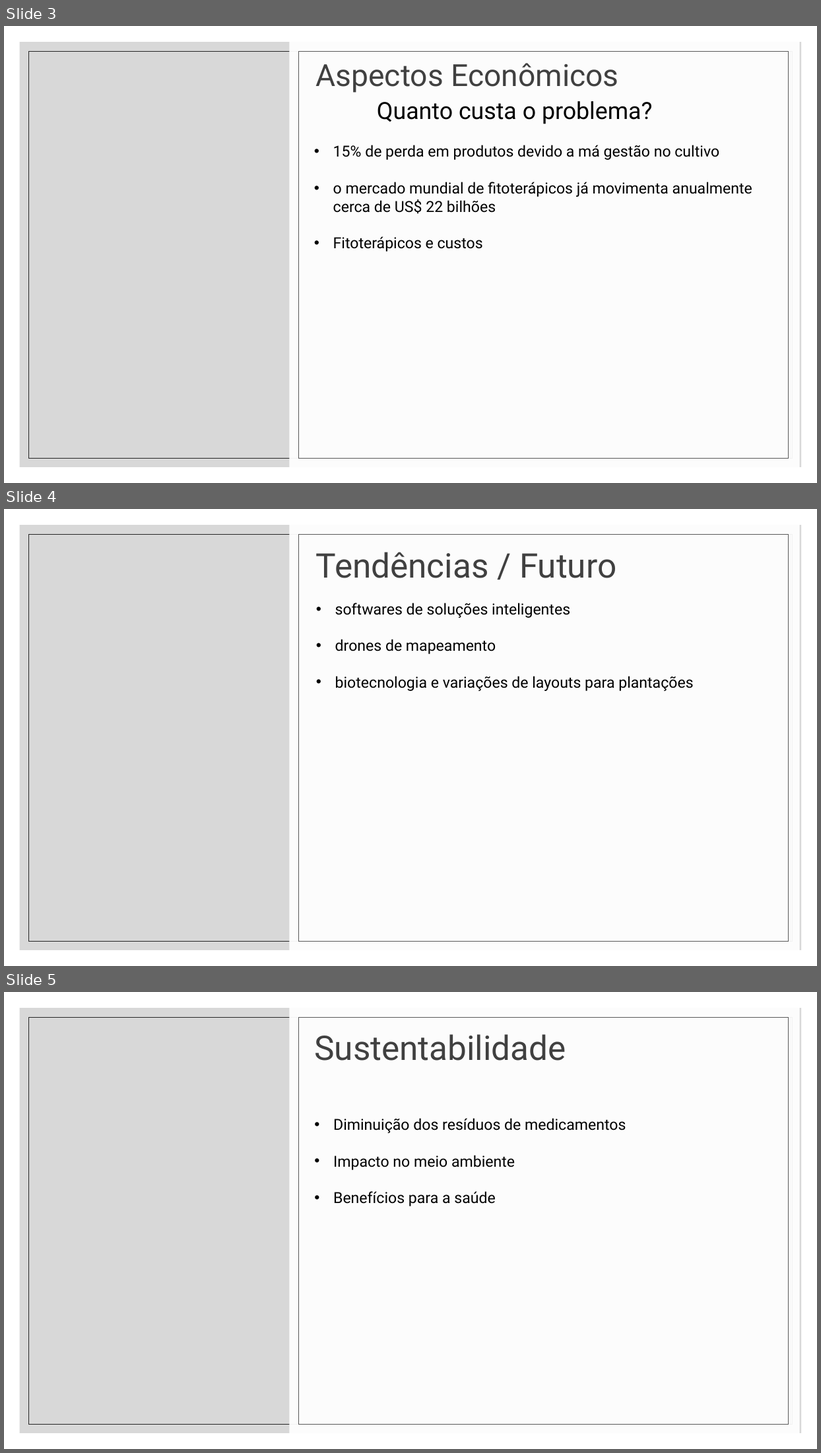
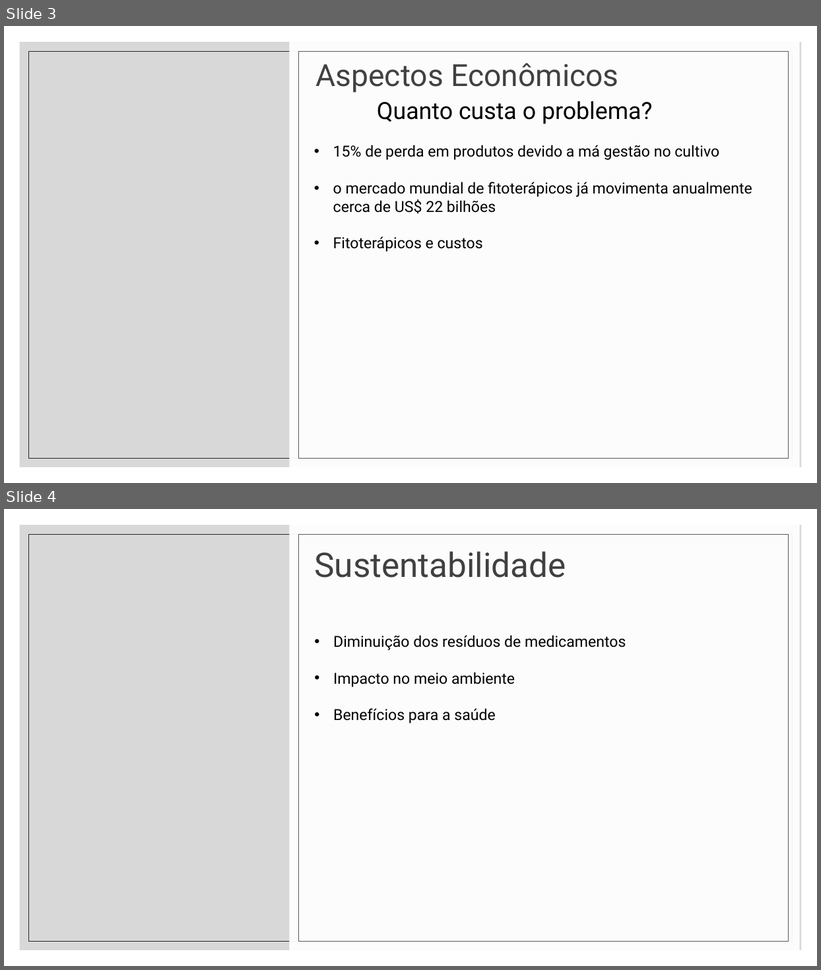
Before and after one commit to Roberto-Gomes-hub/-GroonTec, a slide deck: apresentacao/contextualizacao.pptx. Shown one above the other, each under a label of ours: slides 3, 4 and 5 before the commit, slides 3 and 4 after it. The pictures are 821x1453 and 821x970 pixels, drawn with LibreOffice and Linux fonts; fonts in the diff are those of the drawing; background and template pictures are left out. Boxes give left, top, right and bottom in pixels: in the first picture for what was removed or moved away, otherwise in the second. Text is boxed around its words. In the diff, an @@ line names an element or a change of style, - is before the commit and + after.

```diff
--- a/apresentacao/contextualizacao.pptx
+++ b/apresentacao/contextualizacao.pptx
@@ slide 4 removed at box(4, 509, 817, 966), background picture (left out); not listed: 2 template elements that a slide beside it also shows @@
@@ rectangle removed at box(290, 525, 800, 951) @@
@@ rectangle removed at box(298, 534, 789, 941) @@
@@ title removed at box(316, 552, 616, 578) @@
-Tendências / Futuro
@@ text removed at box(335, 603, 693, 691) @@
-• softwares de soluções inteligentes
-• drones de mapeamento
-• biotecnologia e variações de layouts para plantações
@@ what was slide 5 is now slide 4 @@
```
Also in this commit, not shown: 1 slide changed, 1 slide added, 5 other slides removed, 3 other files.
